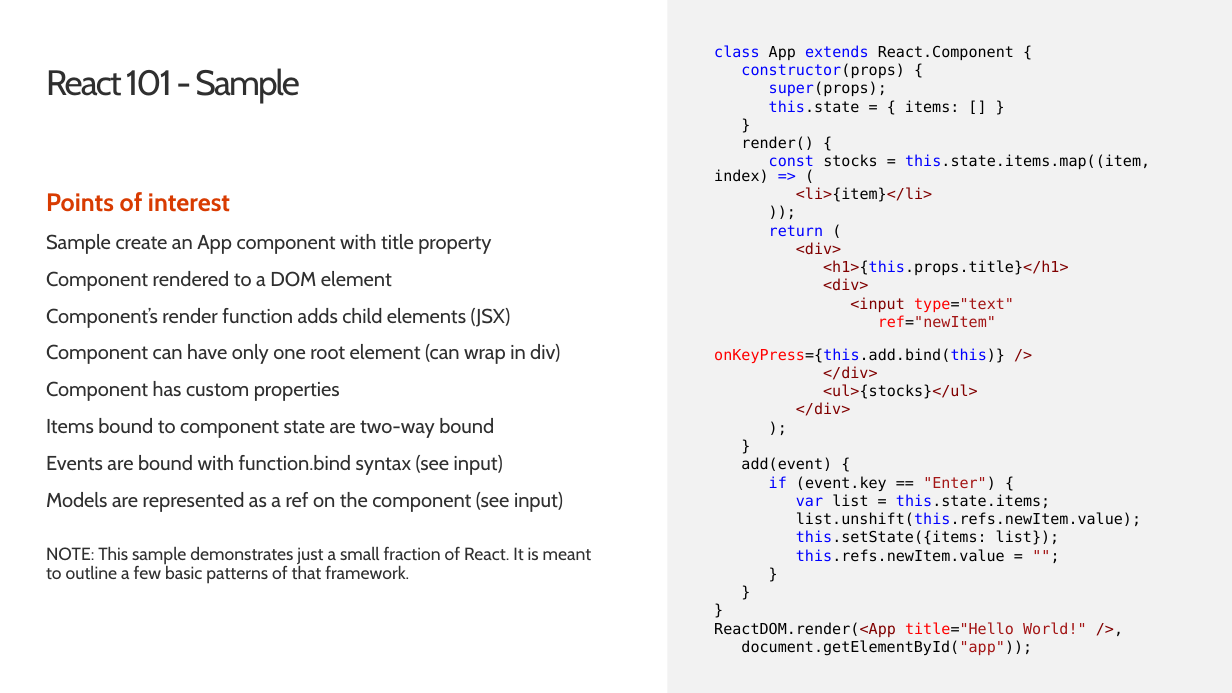
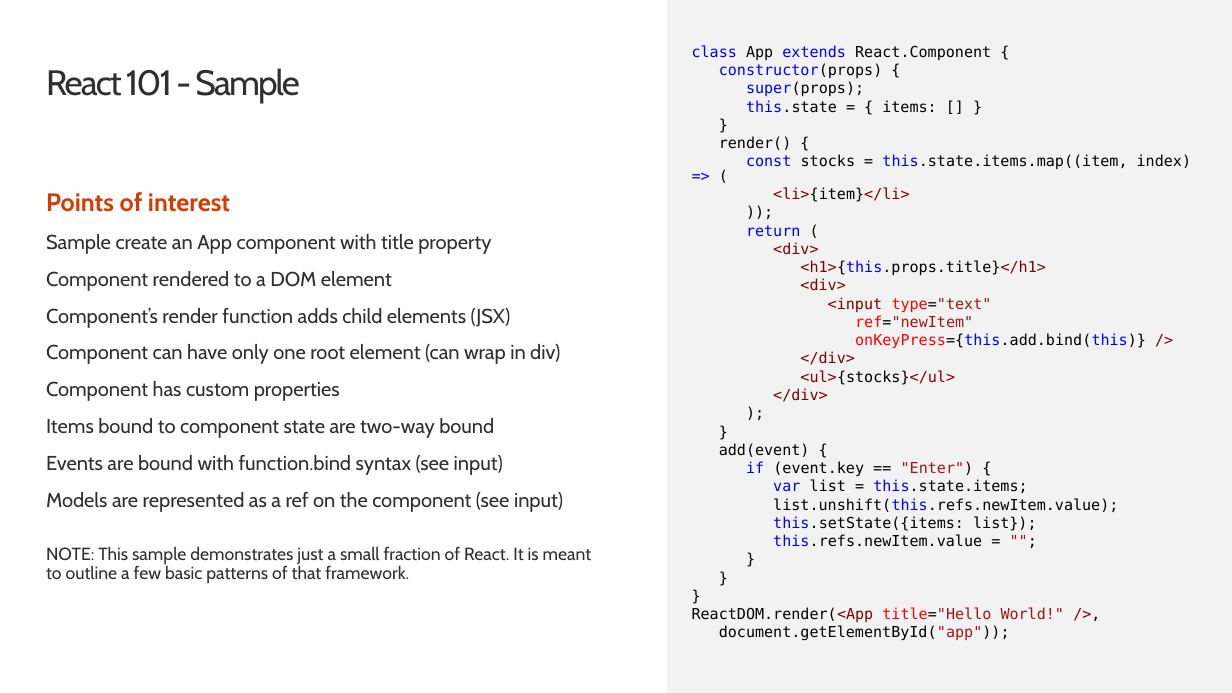
Before and after one commit to OfficeDev/TrainingContent, a slide deck: slide 4 of OfficeAddin/05 Using modern JavaScript/01 Build an Office Add-in using React.pptx. Drawn at 1232x693 pixels with LibreOffice and Linux fonts; fonts in the diff are those of the drawing; background and template pictures are left out. Boxes give left, top, right and bottom in pixels: in the first picture for what was removed or moved away, otherwise in the second. Text is boxed around its words. In the diff, an @@ line names an element or a change of style, - is before the commit and + after.

```diff
--- a/OfficeAddin/05 Using modern JavaScript/01 Build an Office Add-in using React.pptx
+++ b/OfficeAddin/05 Using modern JavaScript/01 Build an Office Add-in using React.pptx
@@ text "class App extends React.Component {" rewrapped from box(714, 45, 1150, 656) to box(692, 45, 1191, 641) @@
```
Also in this commit, not shown: 17 other files.
